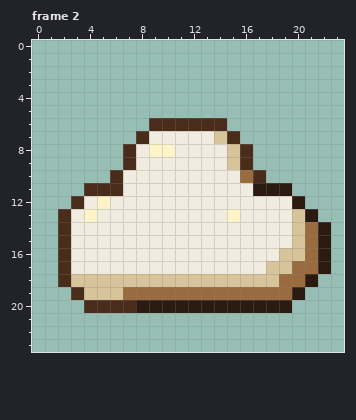
Edited in one commit: pixel-art file (aseprite-source/extras-pixel/aseprite/harvest-puff.aseprite). That is the earlier state.
24x24 pixels, 4 frames. Shown: frame 2.
After the commit:
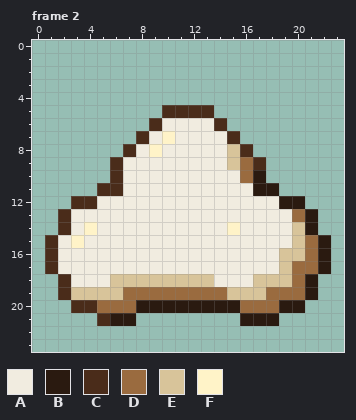
Palette (. is transparent): A #f1ece0  B #2a1a10  C #4a2c1a  D #9a6b3f  E #d8c49a  F #fff3c8
The edit:
Frame 2:
y 5: x 10..13 .... -> CCCC
y 6: x 10..13 CCCC -> AAAA
y 7: x 10 A -> F; x 14 E -> A
y 8: x 10 F -> A
y 9: x 6..7 .C -> CA; x 16..17 C. -> DC
y 10: x 17 C -> B
y 11: x 4 C -> .; x 19 B -> .
y 12: x 4..5 AF -> CA; x 19 A -> B
y 13: x 4 F -> A; x 15 F -> A; x 20 E -> D
y 14: x 4 A -> F; x 15 A -> F; x 21..22 DB -> B.
y 15: x 1..3 .CA -> CAF
y 16: x 1..2 .C -> CA
y 17: x 1..2 .C -> CA; x 18 E -> A
y 18: x 3..5 EEE -> AAA; x 14..16 EEE -> AAA; x 19 D -> E
y 19: x 2..3 .C -> CE; x 15..17 DDD -> EEE; x 20..21 B. -> DB
y 20: x 3 . -> C; x 5..7 CCC -> DDD; x 16..18 BBB -> DDD; x 20 . -> B
y 21: x 5..7 ... -> CBB; x 16..18 ... -> BBB
Where, in picture pixels (left, top, right, bottom), the same in both pictures:
changed: (45, 105, 331, 326)
